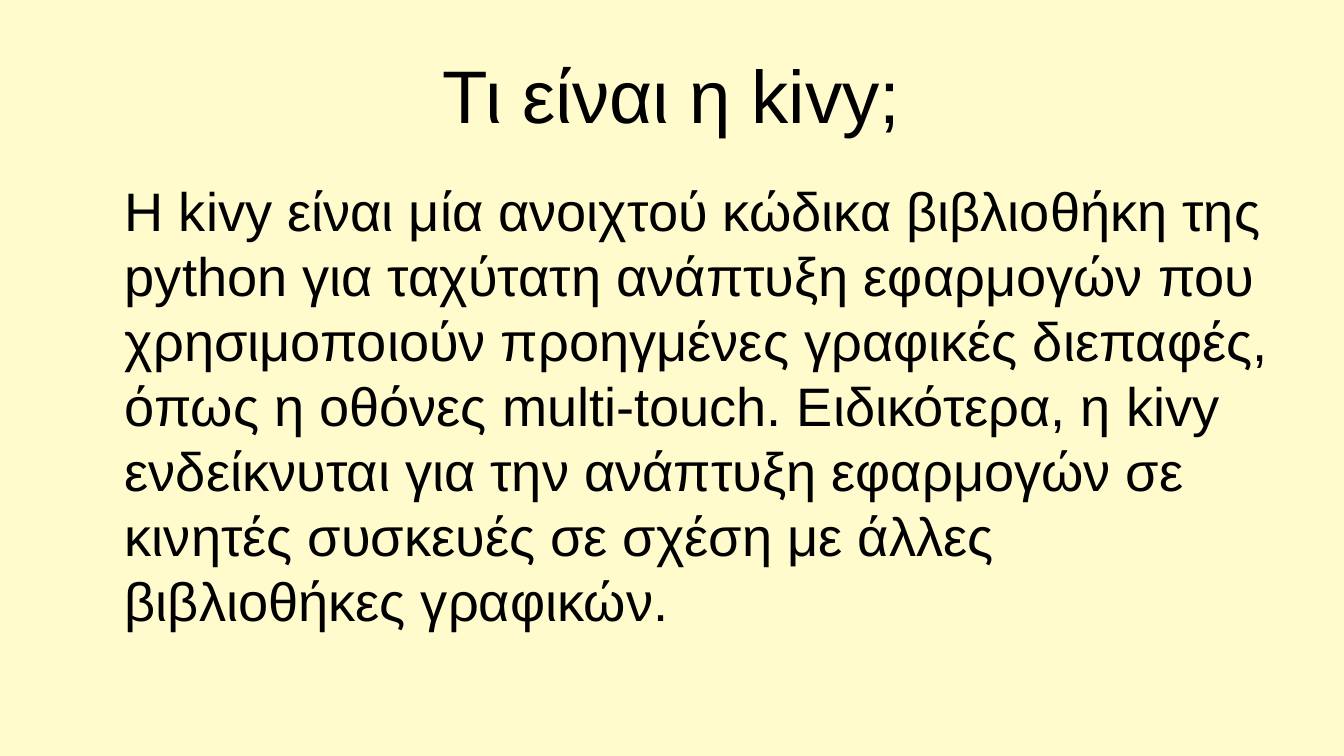
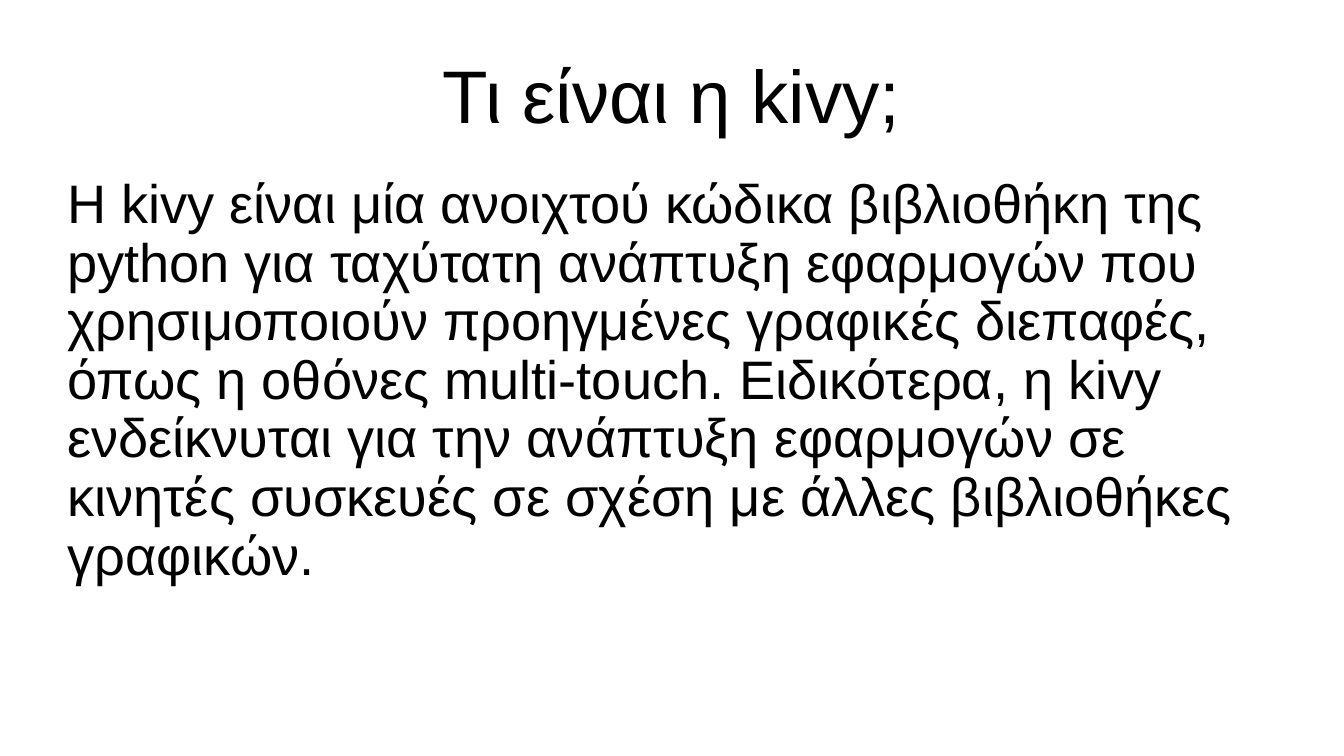
Before and after one commit to SlowGahnoo/pyContacts, a slide deck: slide 3 of presentation45.odp. Drawn at 1344x756 pixels with LibreOffice and Linux fonts; fonts in the diff are those of the drawing. Boxes give left, top, right and bottom in pixels: in the first picture for what was removed or moved away, otherwise in the second. Text is boxed around its words. In the diff, an @@ line names an element or a change of style, - is before the commit and + after.

```diff
--- a/presentation45.odp
+++ b/presentation45.odp
@@ background #FFFBCC to #FFFFFF @@
@@ text "Η kivy είναι μία ανοιχτού ..." at bbox=[67, 182, 1232, 584]: indent changed; line spacing 1 to 0.9 @@
```
Also in this commit, not shown: 8 other slides changed, 3 slides added.
